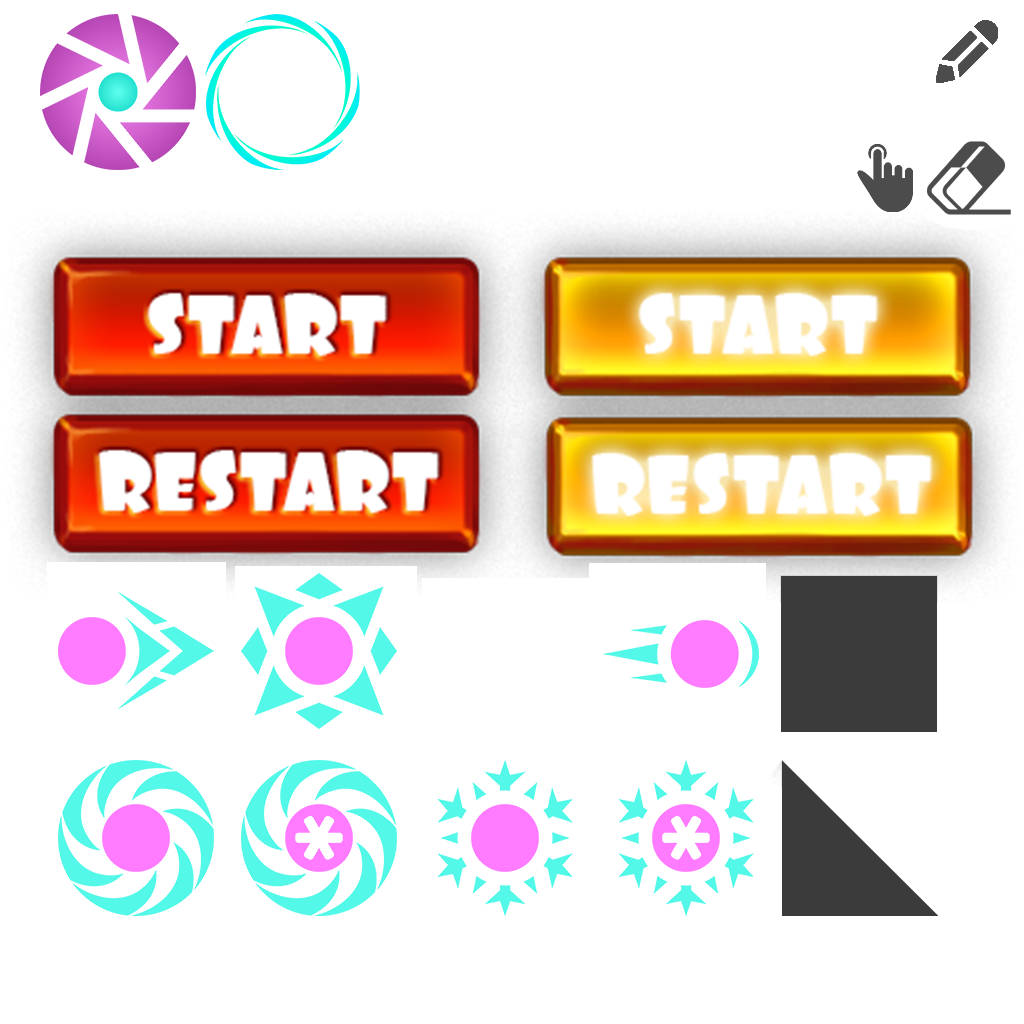
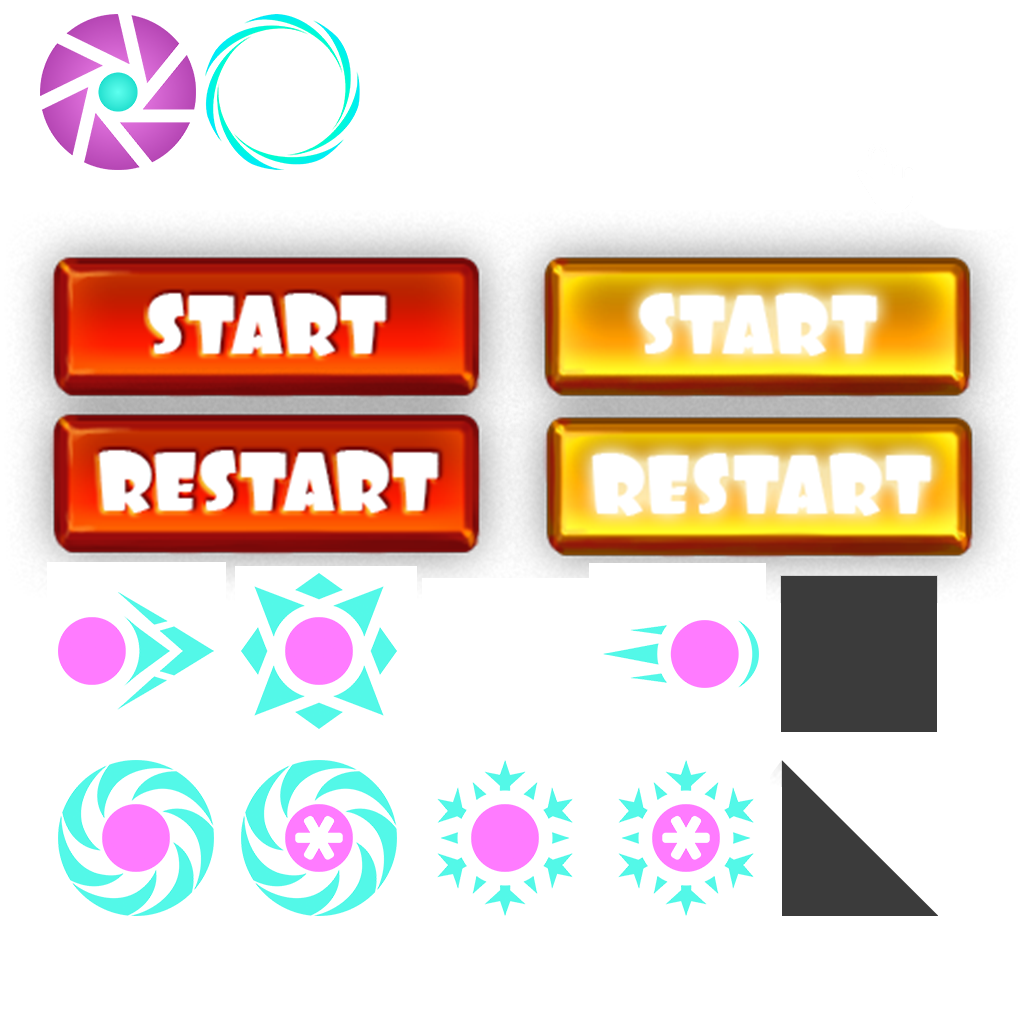
Revision of a layered w=1024, h=1024 image; what changed, layer by layer:
painted on "Слой 0" over [857, 20, 1011, 215]
